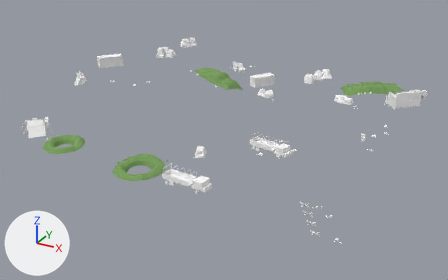
What one commit did to the glTF model assets/models/outdoor/outdoor_03.glb.
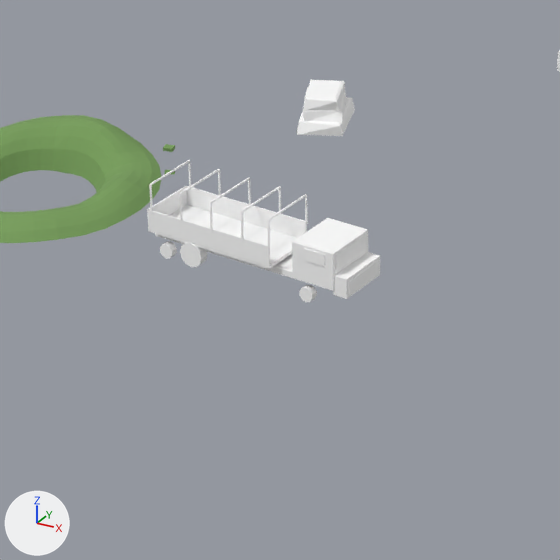
Each version is shown whole from a 50 mm camera at (65.4, -116.8, 51.1) aimed at (1.6, -0.7, -7.0), then close up on the part from 29% to 56% of the width and 46% to 89% of the height. Every picture has the same lights, and +X, +Y and +Z are marked at lower left. The first two pictures are the older version. Vertices at exactly the same position are counted once.

Names of what the first close-up shows: 'gas_station_town'.
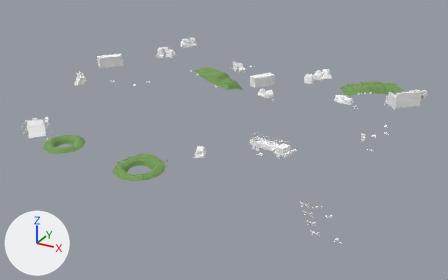
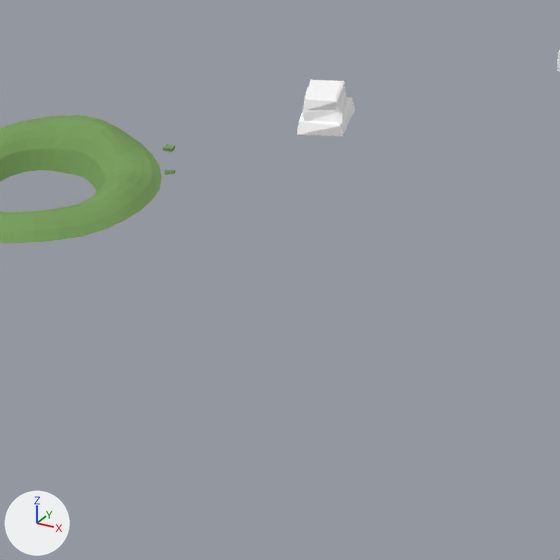
Where the change shows, as pixel boxes (x1, y1, x2, y2) in the close-ups (560 x 560 px):
'gas_station_town', reshaped
    before: (0, 50, 560, 302)
    after: (0, 50, 560, 243)
part 1 of me_gas_station_town, deleted
    before: (147, 160, 380, 302)

Edits to the bpy script that builds the scene:
```text
Change me_gas_station_town:
    used by ob_gas_station_town; location = (0.0, 0.0, 0.0)
    remove me_gas_station_town.from_pydata(...)  # 7295 vertices, 10994 faces; spans x -38.2..42.6, y -38.1..46.4, z -2.5..6.8
    add me_gas_station_town.from_pydata(...)  # 6931 vertices, 10418 faces; spans x -38.2..42.6, y -38.1..46.4, z -2.5..6.8
    me_gas_station_town part 1: 35 loose pieces with 364 vertices, spanning x 8.8..17.9, y -36.8..-33.6, z -0.2..2.8, are deleted
```
